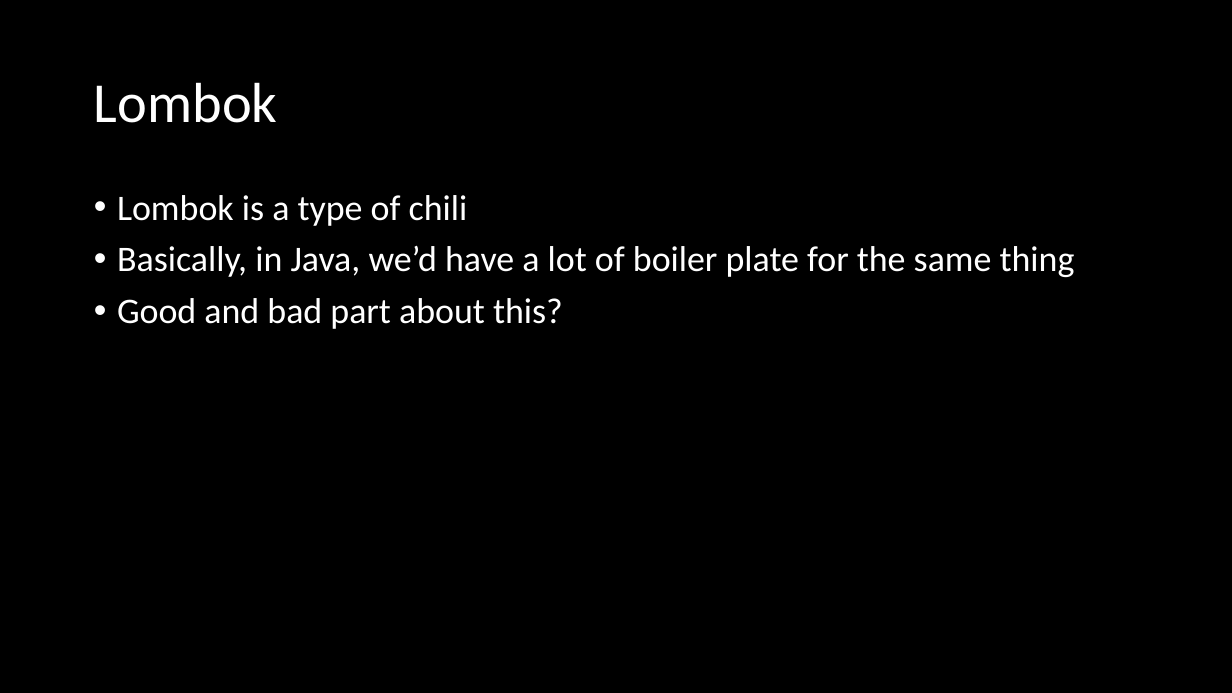
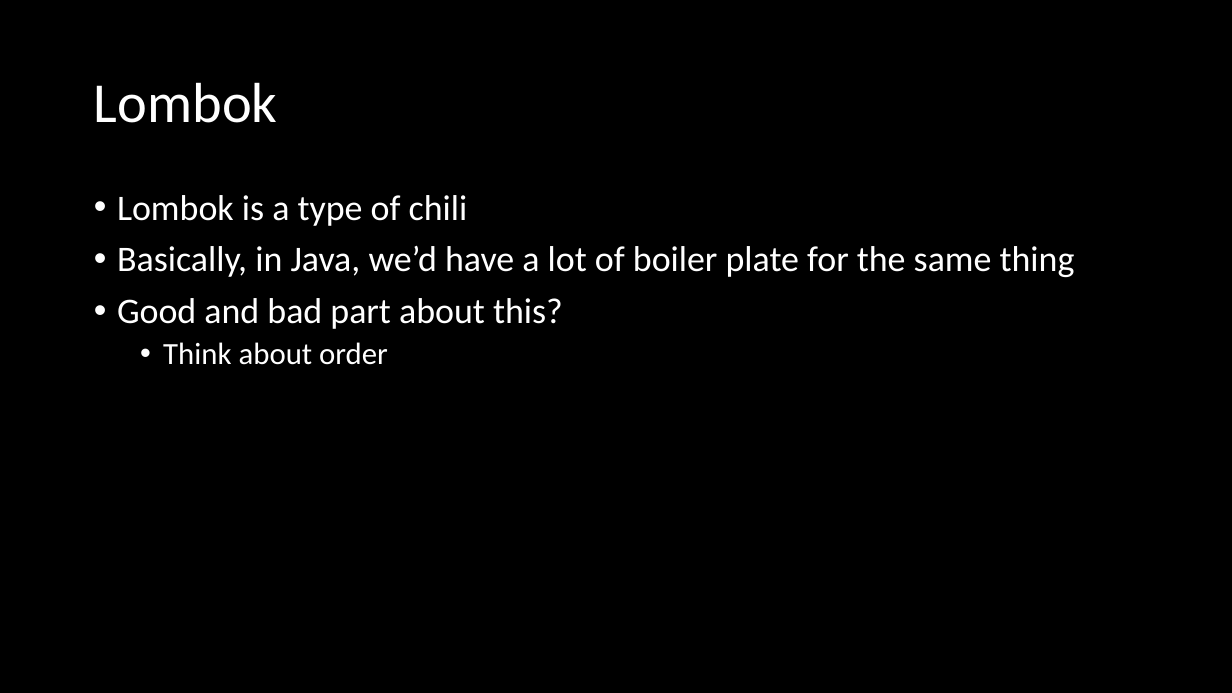
Before and after one commit to microsoft/Flash_University, a slide deck: slide 5 of CLR_via_CSharp/Chapter 10 - Properties/Properties.pptx (slide 4 before the commit). Drawn at 1232x693 pixels with LibreOffice and Linux fonts; fonts in the diff are those of the drawing. Boxes give left, top, right and bottom in pixels: in the first picture for what was removed or moved away, otherwise in the second. Text is boxed around its words. In the diff, an @@ line names an element or a change of style, - is before the commit and + after.

```diff
--- a/CLR_via_CSharp/Chapter 10 - Properties/Properties.pptx
+++ b/CLR_via_CSharp/Chapter 10 - Properties/Properties.pptx
@@ text at <box>163,342,388,365</box>: paragraph added @@
+  • Think about order
```
Also in this commit, not shown: 2 slides added, 1 other file.
